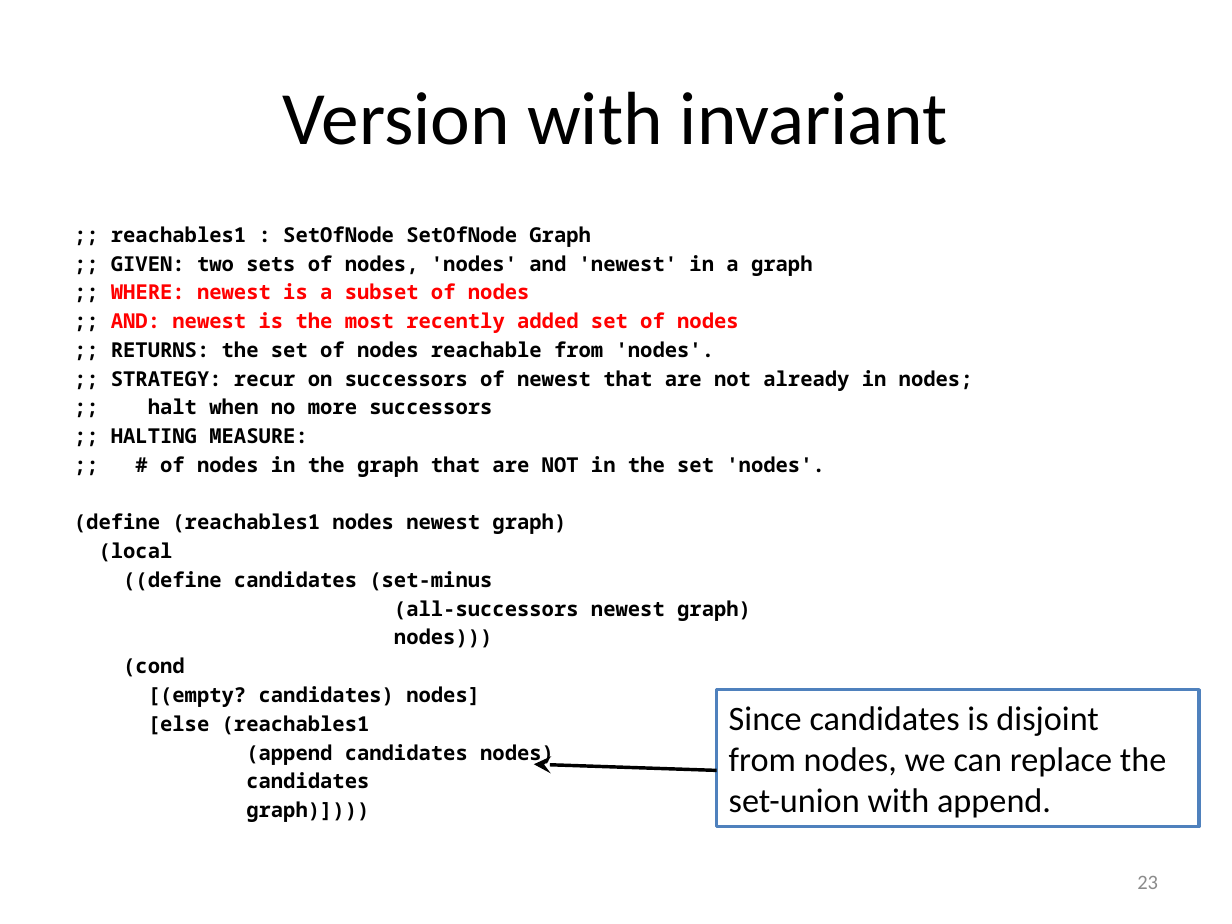
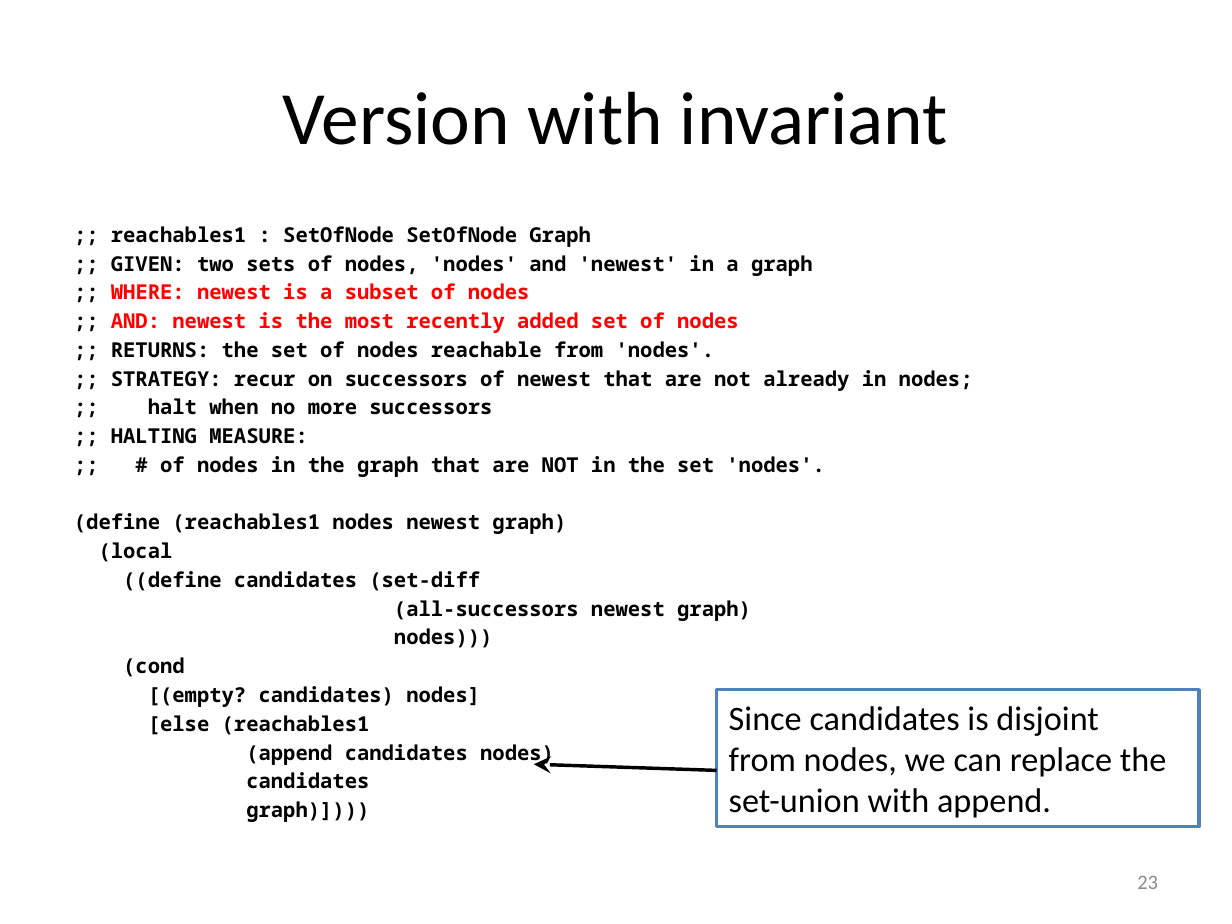
Before and after one commit to mwand/cs5010f16, a slide deck: slide 23 of Slides/Lesson 8.4 Searching in a Graph.pptx. Drawn at 1232x924 pixels with LibreOffice and Linux fonts; fonts in the diff are those of the drawing. Boxes give left, top, right and bottom in pixels: in the first picture for what was removed or moved away, otherwise in the second. Text is boxed around its words. In the diff, an @@ line names an element or a change of style, - is before the commit and + after.

```diff
--- a/Slides/Lesson 8.4 Searching in a Graph.pptx
+++ b/Slides/Lesson 8.4 Searching in a Graph.pptx
@@ text at (123, 571, 480, 591): text changed @@
-((define candidates (set-minus
+((define candidates (set-diff
```
Also in this commit, not shown: 1 other slide changed, 7 other files.
